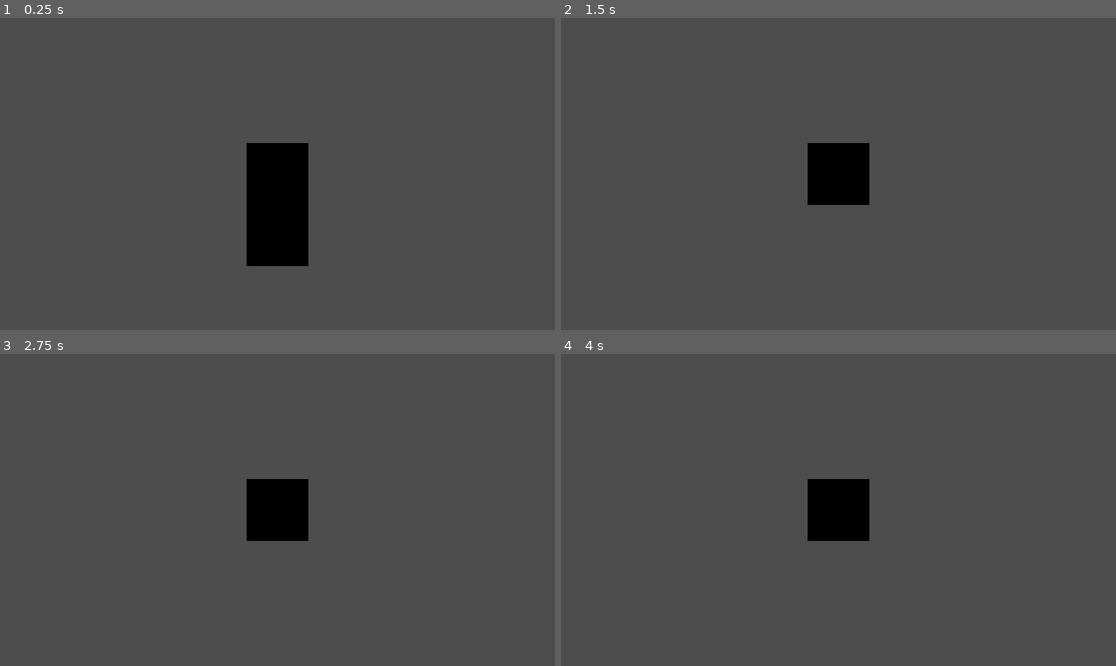
Above: before the commit, frames 1-4 (two rows, left to right).
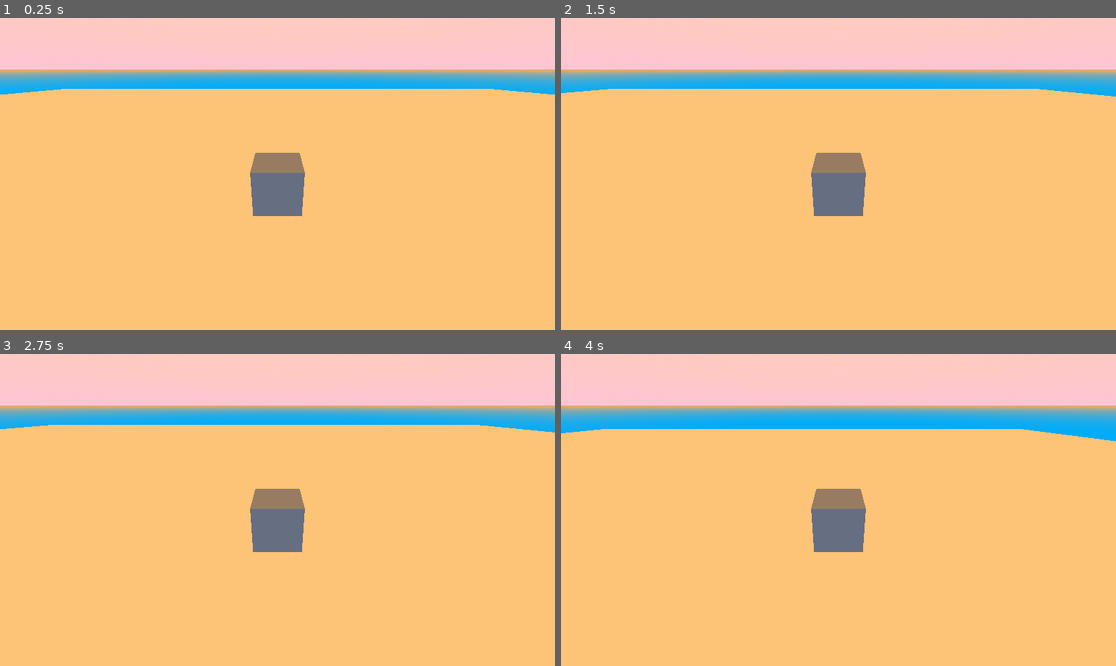
Above: after the commit, the same moments.

Repository: ChickenStorm/epic_game_jam_2023
Game: Godot game, scene res://world/world.tscn
Two runs of this game, one before a commit and one after it. Both use one fixed random seed, a clock stepped at 60 frames per second and the inputs below. Before the commit the project has no main scene; this scene is started directly in both runs.
Inputs:
- Up to frame 1 (0.25 s): no input
- Up to frame 2 (1.5 s): tap Enter at 0.5 s; hold D (move_right) 0.53-1.28 s; tap Space (jump) at 0.77 s; hold A (move_left) from 1.28 s (still down)
- Up to frame 3 (2.75 s): tap Space (jump) at 1.52 s; release A (move_left) at 2.03 s; hold D (move_right) from 2.03 s (still down)
- Up to frame 4 (4 s): tap Space (jump) at 3.02, 3.5, 3.77 s; release D (move_right) at 3.53 s; hold A (move_left) from 3.53 s (still down)

The runs differ from the first frame. In frame 1, 100% of the frame differs, in the area x 0-100%, y 0-100%; in frame 2, 100%; in frame 3, 100%; in frame 4, 100%.

Commit message:
WIP: added skybox and did funky shitz

Diff:
--- a/project.godot
+++ b/project.godot
@@ -11,6 +11,7 @@
 [application]
 
 config/name="Owner avatarepic_game_jam_2023"
+run/main_scene="res://zombie/zombie.tscn"
 config/features=PackedStringArray("4.0", "Forward Plus")
 config/icon="res://icon.svg"
 
--- a/world/player/player.tscn
+++ b/world/player/player.tscn
@@ -18,7 +18,7 @@
 [node name="CSGBox3D" type="CSGBox3D" parent="CollisionShape3D"]
 
 [node name="Camera3D" type="Camera3D" parent="."]
-transform = Transform3D(1, 0, 0, 0, 1, 0, 0, 0, 1, 0, 0, 3.81113)
+transform = Transform3D(1, 0, 0, 0, 0.889592, 0.456756, 0, -0.456756, 0.889592, 0, 2.17395, 3.81113)
 
 [node name="StateMachine" type="Node" parent="."]
 script = ExtResource("2_xr4yu")
--- a/world/player/state/Move.gd
+++ b/world/player/state/Move.gd
@@ -78,8 +78,7 @@
 	var v = Vector3(
 			Input.get_action_strength("move_right") - Input.get_action_strength("move_left"),
 			0,
-			#Input.get_action_strength("move_back") - Input.get_action_strength("move_front")
-			0
+			Input.get_action_strength("move_back") - Input.get_action_strength("move_front")
 		) if _state_machine._do_input_delegation else Vector3.ZERO
 	#print(v)
 	return v
--- a/world/world.tscn
+++ b/world/world.tscn
@@ -1,11 +1,63 @@
-[gd_scene load_steps=3 format=3 uid="uid://yv6mq1c15gaa"]
+[gd_scene load_steps=9 format=3 uid="uid://yv6mq1c15gaa"]
 
 [ext_resource type="PackedScene" uid="uid://csy6wx5pw6qd4" path="res://world/player/player.tscn" id="1_ht0fj"]
 [ext_resource type="PackedScene" uid="uid://k8oe0xrpkp2k" path="res://world/collision/box.tscn" id="2_12ijr"]
+
+[sub_resource type="WorldBoundaryShape3D" id="WorldBoundaryShape3D_if3y7"]
+
+[sub_resource type="PlaneMesh" id="PlaneMesh_37a2s"]
+
+[sub_resource type="StandardMaterial3D" id="StandardMaterial3D_tdljp"]
+albedo_color = Color(0.992157, 0.92549, 0.709804, 1)
+
+[sub_resource type="ProceduralSkyMaterial" id="ProceduralSkyMaterial_wva2j"]
+sky_top_color = Color(1, 0.827451, 0.635294, 1)
+sky_horizon_color = Color(0.996078, 0.768627, 0.835294, 1)
+sky_curve = 0.184672
+ground_bottom_color = Color(0, 0.67451, 0.992157, 1)
+ground_horizon_color = Color(0.988235, 0.662745, 0.384314, 1)
+ground_curve = 0.0136604
+sun_angle_max = 45.48
+sun_curve = 0.643064
+
+[sub_resource type="Sky" id="Sky_fnpcg"]
+sky_material = SubResource("ProceduralSkyMaterial_wva2j")
+
+[sub_resource type="Environment" id="Environment_8cv6p"]
+background_mode = 2
+sky = SubResource("Sky_fnpcg")
+ssr_fade_in = 0.212132
+glow_intensity = 1.32
+volumetric_fog_density = 0.0
 
 [node name="world" type="Node3D"]
 
 [node name="Player" parent="." instance=ExtResource("1_ht0fj")]
 
+[node name="box2" parent="." instance=ExtResource("2_12ijr")]
+transform = Transform3D(1, 0, 0, 0, 1, 0, 0, 0, 1, -1.26769, -3.53389, 6.52053)
+visible = false
+
 [node name="box" parent="." instance=ExtResource("2_12ijr")]
-transform = Transform3D(1, 0, 0, 0, 1, 0, 0, 0, 1, 0, -2, 0)
+transform = Transform3D(1, 0, 0, 0, 1, 0, 0, 0, 1, 15.3702, -2, 0)
+visible = false
+
+[node name="floor" type="StaticBody3D" parent="."]
+transform = Transform3D(100, 0, 0, 0, 100, 0, 0, 0, 100, 0, 0, 0)
+
+[node name="CollisionShape3D" type="CollisionShape3D" parent="floor"]
+transform = Transform3D(200.119, 0, 0, 0, 200.119, 0, 0, 0, 200.119, 0, 0, 0)
+shape = SubResource("WorldBoundaryShape3D_if3y7")
+
+[node name="MeshInstance3D" type="MeshInstance3D" parent="floor"]
+transform = Transform3D(1, 0, 0, 0, 1, 0, 0, 0, 1, 0, -0.05393, 0)
+mesh = SubResource("PlaneMesh_37a2s")
+surface_material_override/0 = SubResource("StandardMaterial3D_tdljp")
+
+[node name="WorldEnvironment" type="WorldEnvironment" parent="."]
+environment = SubResource("Environment_8cv6p")
+
+[node name="DirectionalLight3D" type="DirectionalLight3D" parent="."]
+transform = Transform3D(0.898947, -0.00327228, 0.438045, -0.438057, -0.00671512, 0.898922, 0, -0.999972, -0.00746999, 39.9147, 105.923, 0)
+visible = false
+shadow_enabled = true
--- a/zombie/new_capsule_mesh.tres
+++ /dev/null
@@ -1,3 +0,0 @@
-[gd_resource type="CapsuleMesh" format=3 uid="uid://dwtofrxd0666u"]
-
-[resource]
--- a/zombie/zombie.tscn
+++ b/zombie/zombie.tscn
@@ -2,13 +2,15 @@
 
 [ext_resource type="Script" path="res://zombie/zombie.gd" id="1_dsd2w"]
 [ext_resource type="Shape3D" uid="uid://dyekool0te27" path="res://zombie/collision_shape.tres" id="2_3eat5"]
-[ext_resource type="CapsuleMesh" uid="uid://dwtofrxd0666u" path="res://zombie/new_capsule_mesh.tres" id="3_oexnm"]
+[ext_resource type="ArrayMesh" uid="uid://bhbuwol48u6ty" path="res://zombie/Zombie.obj" id="2_c6dd1"]
 
 [node name="zombie" type="CharacterBody3D"]
 script = ExtResource("1_dsd2w")
 
+[node name="MeshInstance3D" type="MeshInstance3D" parent="."]
+transform = Transform3D(1, 0, 0, 0, 1, 0, 0, 0, 1, 6.57763, -0.72086, -1.49246)
+mesh = ExtResource("2_c6dd1")
+
 [node name="CollisionShape3D" type="CollisionShape3D" parent="."]
+transform = Transform3D(1, 0, 0, 0, 1, 0, 0, 0, 1, 0, 1.49745, 0)
 shape = ExtResource("2_3eat5")
-
-[node name="MeshInstance3D" type="MeshInstance3D" parent="."]
-mesh = ExtResource("3_oexnm")
Not shown, added: zombie/Zombie.obj
Not shown, added: zombie/Zombie.obj.import
